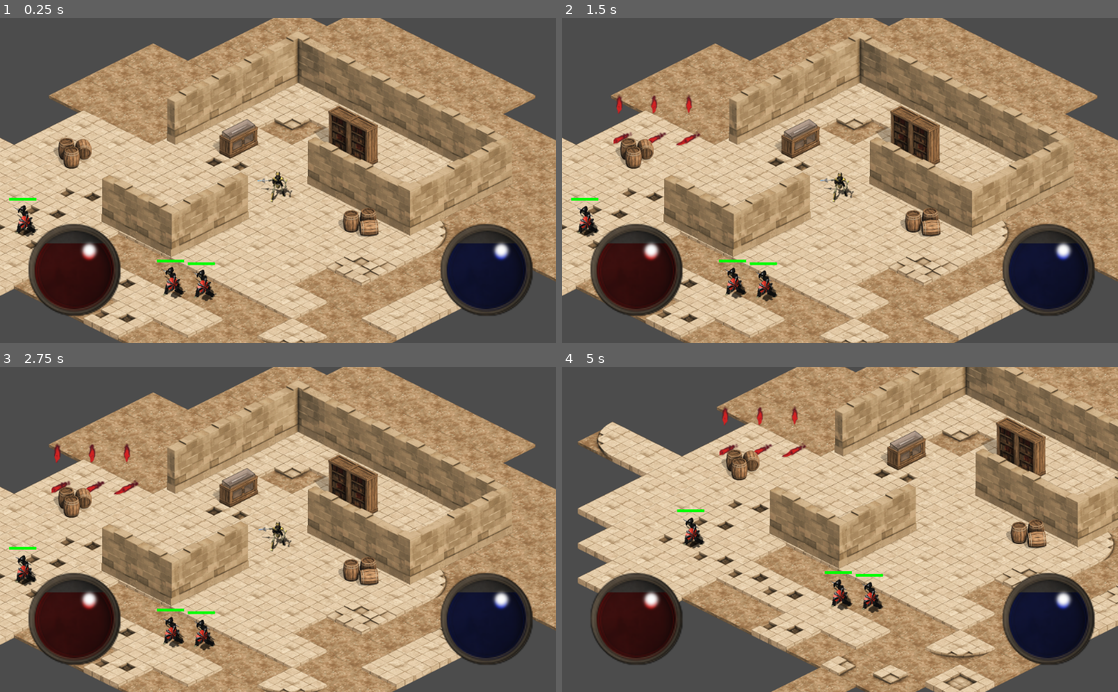
Above: before the commit, frames 1-4 (two rows, left to right).
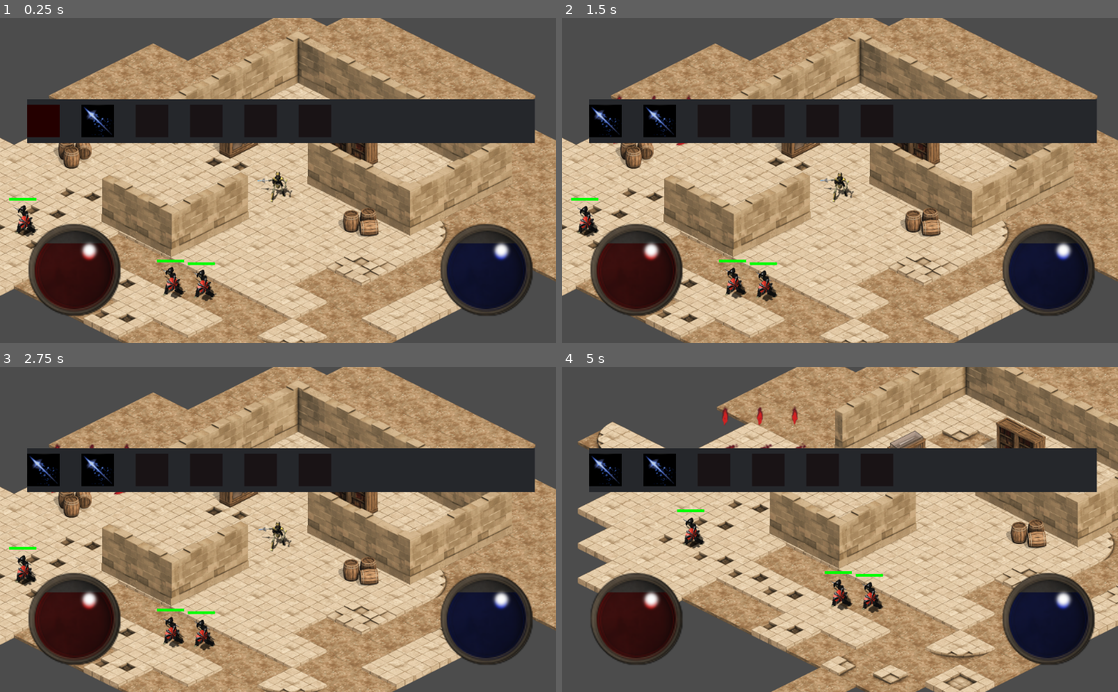
Above: after the commit, the same moments.

Repository: Ario124/Isometric_Field
Game: Godot game, scene res://Scenes/Test_Field.tscn
Same seed, same stepped clock (60 frames per second), same inputs: the game is played once before the commit and once after it. The project has no main scene, so this scene is started directly.
Inputs (mouse positions are in pixels of both pictures, inside the frame that each line leads up to):
- Up to frame 1 (0.25 s): no input
- Up to frame 2 (1.5 s): click (662, 122) at 0.52 s; click (662, 122) at 1.27 s
- Up to frame 3 (2.75 s): click (100, 471) at 2.02 s
- Up to frame 4 (5 s): move the mouse to (962, 513) at 2.77 s; hold A (a) 2.78-3.53 s; tap D (d) at 3.05, 3.6 s; move the mouse to (728, 545) at 3.52 s; tap S (s) at 3.8 s; move the mouse to (895, 458) at 4.27 s; hold S (s) from 4.28 s (still down); tap W (w) at 4.55 s

The runs differ from the first frame. In frame 1, 12% of the frame differs, in the area x 4-97%, y 25-39%; in frame 2, 12%; in frame 3, 12%; in frame 4, 12%.
Error after the commit: Invalid set index 'selected_skill' (on base: 'null instance') with value of type 'String'. (res://Scenes/TestGUI.gd:21)

Commit message:
Added test gui for skill bar

Diff:
--- /dev/null
+++ b/SceneHandler.gd
@@ -0,0 +1,8 @@
+extends Node
+
+
+var mapstart = preload("res://Scenes/Test_Field.tscn")
+
+func _ready():
+	var mapstart_instance = mapstart.instance()
+	add_child(mapstart_instance)
--- a/Scenes/Jayce.gd
+++ b/Scenes/Jayce.gd
@@ -6,6 +6,7 @@
 var current_hp
 var percentage_hp = 100
 var can_heal = true
+var dead = false
 
 
 func _ready():
@@ -13,13 +14,17 @@
 	current_hp = max_hp
 
 func _process(delta):
-	if percentage_hp <= 50 and can_heal == true:
+	if percentage_hp <= 90 and can_heal == true:
 		can_heal = false
-		var skill = load("res://Assets/Skills/SingleTargetHeal.tscn")
-		var skill_instance = skill.instance()
-		add_child(skill_instance)
-		yield(get_tree().create_timer(1), "timeout")
-		can_heal = true
+		yield(get_tree().create_timer(0.35), "timeout")
+		if dead == true:
+			pass
+		else:
+			var skill = load("res://Assets/Skills/SingleTargetHeal.tscn")
+			var skill_instance = skill.instance()
+			add_child(skill_instance)
+			yield(get_tree().create_timer(1), "timeout")
+			can_heal = true
 
 
 
@@ -50,6 +55,7 @@
 
 
 func OnDeath():
+	dead = true
 	get_node("CollisionPolygon2D").set_deferred("disabled", true)
 	get_node("AnimationPlayer").play("Death_SW")
 	hp_bar.hide()
--- a/Scenes/Player.gd
+++ b/Scenes/Player.gd
@@ -23,7 +23,7 @@
 
 var attacking = false
 var attack_direction
-
+var selected_skill
 
 func _unhandled_input(event):
 	if event.is_action_pressed('Click'):
--- /dev/null
+++ b/Scenes/SceneHandler.tscn
@@ -0,0 +1,6 @@
+[gd_scene load_steps=2 format=2]
+
+[ext_resource path="res://SceneHandler.gd" type="Script" id=1]
+
+[node name="SceneHandler" type="Node"]
+script = ExtResource( 1 )
--- /dev/null
+++ b/Scenes/Singletons/Server.gd
@@ -0,0 +1,20 @@
+extends Node
+var network = NetworkedMultiplayerENet.new()
+var ip = "127.0.0.1"
+#var ip = "145.131.21.160"
+var port = 1909
+
+func _ready():
+	ConnectToServer()
+
+func ConnectToServer():
+ network.create_client(ip, port)
+ get_tree().set_network_peer(network)
+ network.connect("connection_failed" , self, "_OnConnectionFailed")
+ network.connect("connection_succeeded" , self, "_OnConnectionSucceeded")
+
+func _OnConnectionFailed():
+	print("Failed to connect")
+
+func _OnConnectionSucceeded():
+	print("Succesfully connected")
--- /dev/null
+++ b/Scenes/TestGUI.gd
@@ -0,0 +1,21 @@
+extends CanvasLayer
+
+
+onready var shortcuts_path = "Skill_Bar/Background/"
+
+var loaded_skills = {"Shortcut1": "Fireball", "Shortcut2": "Ice_Spear"}
+
+func _ready():
+	LoadShortcuts()
+	for shortcut in get_tree().get_nodes_in_group("Shortcuts"):
+		shortcut.connect("pressed", self, "SelectShortcut", [shortcut.get_parent().get_name()])
+
+func LoadShortcuts():
+	for shortcut in loaded_skills.keys():
+		var skill_icon = load("res://Assets/Skills/" + loaded_skills[shortcut] + "_icon.png")
+		get_node(shortcuts_path + shortcut + "/TextureButton").set_normal_texture(skill_icon)
+
+func SelectShortcut(shortcut):
+	var skill_icon = load("res://Assets/Skills/" + loaded_skills[shortcut] + "_icon.png")
+	get_node(shortcuts_path + "/Selected_Skill/TextureRect").set_texture(skill_icon)
+	get_parent().get_node("Player").selected_skill = loaded_skills[shortcut]
--- /dev/null
+++ b/Scenes/TestGUI.tscn
@@ -0,0 +1,130 @@
+[gd_scene load_steps=3 format=2]
+
+[ext_resource path="res://Assets/UI/gray_bg.png" type="Texture" id=1]
+[ext_resource path="res://Scenes/TestGUI.gd" type="Script" id=2]
+
+[node name="TestGUI" type="CanvasLayer"]
+script = ExtResource( 2 )
+
+[node name="Skill_Bar" type="Control" parent="."]
+margin_right = 40.0
+margin_bottom = 40.0
+__meta__ = {
+"_edit_use_anchors_": false
+}
+
+[node name="Background" type="TextureRect" parent="Skill_Bar"]
+margin_right = 935.0
+margin_bottom = 81.0
+texture = ExtResource( 1 )
+expand = true
+__meta__ = {
+"_edit_use_anchors_": false
+}
+
+[node name="Selected_Skill" type="TextureRect" parent="Skill_Bar/Background"]
+self_modulate = Color( 0.968627, 0, 0, 1 )
+margin_top = 10.0
+margin_right = 60.0
+margin_bottom = 70.0
+size_flags_vertical = 5
+texture = ExtResource( 1 )
+expand = true
+__meta__ = {
+"_edit_use_anchors_": false
+}
+
+[node name="TextureRect" type="TextureRect" parent="Skill_Bar/Background/Selected_Skill"]
+anchor_right = 1.0
+anchor_bottom = 1.0
+expand = true
+
+[node name="Shortcut1" type="TextureRect" parent="Skill_Bar/Background"]
+self_modulate = Color( 0.670588, 0.494118, 0.494118, 1 )
+margin_left = 100.0
+margin_top = 10.0
+margin_right = 160.0
+margin_bottom = 70.0
+size_flags_vertical = 5
+texture = ExtResource( 1 )
+expand = true
+
+[node name="TextureButton" type="TextureButton" parent="Skill_Bar/Background/Shortcut1" groups=["Shortcuts"]]
+anchor_right = 1.0
+anchor_bottom = 1.0
+expand = true
+
+[node name="Shortcut2" type="TextureRect" parent="Skill_Bar/Background"]
+self_modulate = Color( 0.670588, 0.494118, 0.494118, 1 )
+margin_left = 100.0
+margin_top = 10.0
+margin_right = 160.0
+margin_bottom = 70.0
+size_flags_vertical = 5
+texture = ExtResource( 1 )
+expand = true
+
+[node name="TextureButton" type="TextureButton" parent="Skill_Bar/Background/Shortcut2" groups=["Shortcuts"]]
+anchor_right = 1.0
+anchor_bottom = 1.0
+expand = true
+
+[node name="Shortcut3" type="TextureRect" parent="Skill_Bar/Background"]
+self_modulate = Color( 0.670588, 0.494118, 0.494118, 1 )
+margin_left = 200.0
+margin_top = 10.0
+margin_right = 260.0
+margin_bottom = 70.0
+size_flags_vertical = 5
+texture = ExtResource( 1 )
+expand = true
+
+[node name="TextureButton" type="TextureButton" parent="Skill_Bar/Background/Shortcut3" groups=["Shortcuts"]]
+anchor_right = 1.0
+anchor_bottom = 1.0
+expand = true
+
+[node name="Shortcut4" type="TextureRect" parent="Skill_Bar/Background"]
+self_modulate = Color( 0.670588, 0.494118, 0.494118, 1 )
+margin_left = 300.0
+margin_top = 10.0
+margin_right = 360.0
+margin_bottom = 70.0
+size_flags_vertical = 5
+texture = ExtResource( 1 )
+expand = true
+
+[node name="TextureButton" type="TextureButton" parent="Skill_Bar/Background/Shortcut4" groups=["Shortcuts"]]
+anchor_right = 1.0
+anchor_bottom = 1.0
+expand = true
+
+[node name="Shortcut5" type="TextureRect" parent="Skill_Bar/Background"]
+self_modulate = Color( 0.670588, 0.494118, 0.494118, 1 )
+margin_left = 400.0
+margin_top = 10.0
+margin_right = 460.0
+margin_bottom = 70.0
+size_flags_vertical = 5
+texture = ExtResource( 1 )
+expand = true
+
+[node name="TextureButton" type="TextureButton" parent="Skill_Bar/Background/Shortcut5" groups=["Shortcuts"]]
+anchor_right = 1.0
+anchor_bottom = 1.0
+expand = true
+
+[node name="Shortcut6" type="TextureRect" parent="Skill_Bar/Background"]
+self_modulate = Color( 0.670588, 0.494118, 0.494118, 1 )
+margin_left = 500.0
+margin_top = 10.0
+margin_right = 560.0
+margin_bottom = 70.0
+size_flags_vertical = 5
+texture = ExtResource( 1 )
+expand = true
+
+[node name="TextureButton" type="TextureButton" parent="Skill_Bar/Background/Shortcut6" groups=["Shortcuts"]]
+anchor_right = 1.0
+anchor_bottom = 1.0
+expand = true
--- a/Scenes/Test_Field.tscn
+++ b/Scenes/Test_Field.tscn
@@ -18,6 +18,7 @@
 [ext_resource path="res://Scenes/Library/Barrels_E.tscn" type="PackedScene" id=16]
 [ext_resource path="res://Assets/UI/gray_bg.png" type="Texture" id=17]
 [ext_resource path="res://Scenes/GUI.gd" type="Script" id=18]
+[ext_resource path="res://Scenes/TestGUI.tscn" type="PackedScene" id=19]
 
 [node name="Node2D" type="Node2D"]
 
@@ -386,3 +387,7 @@
 __meta__ = {
 "_edit_use_anchors_": false
 }
+
+[node name="TestGUI" parent="." instance=ExtResource( 19 )]
+offset = Vector2( 50, 150 )
+transform = Transform2D( 1, 0, 0, 1, 50, 150 )
--- a/project.godot
+++ b/project.godot
@@ -12,6 +12,10 @@
 
 config/name="Isometric_Field"
 config/icon="res://icon.png"
+
+[autoload]
+
+Server="*res://Scenes/Singletons/Server.gd"
 
 [input]
 
Not shown: 1 places in Scenes/Test_Field.tscn that only renumber resources
